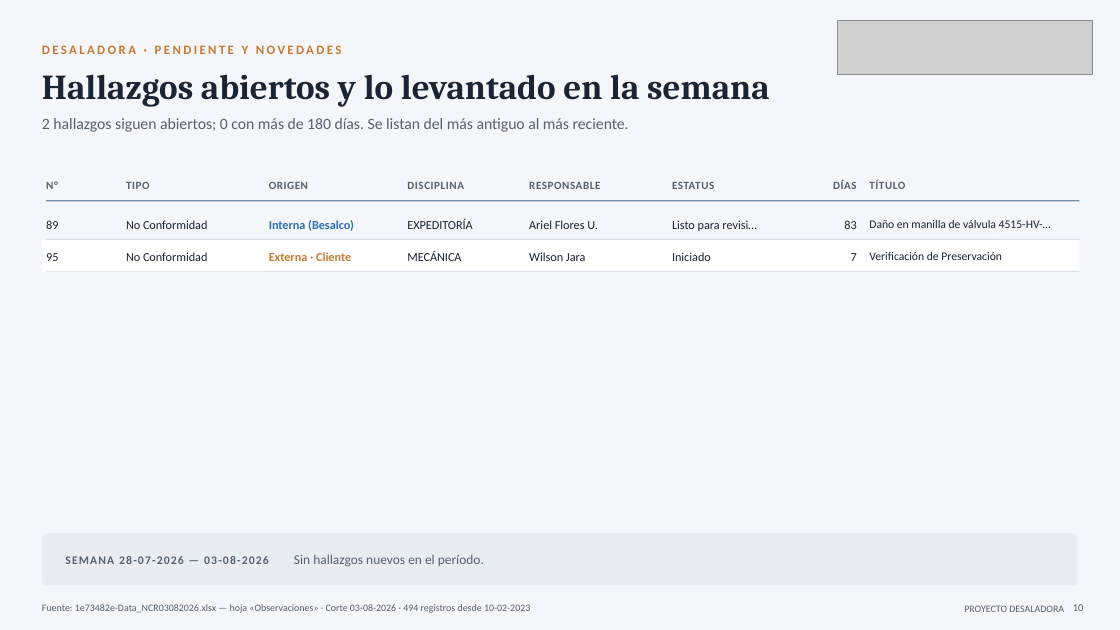
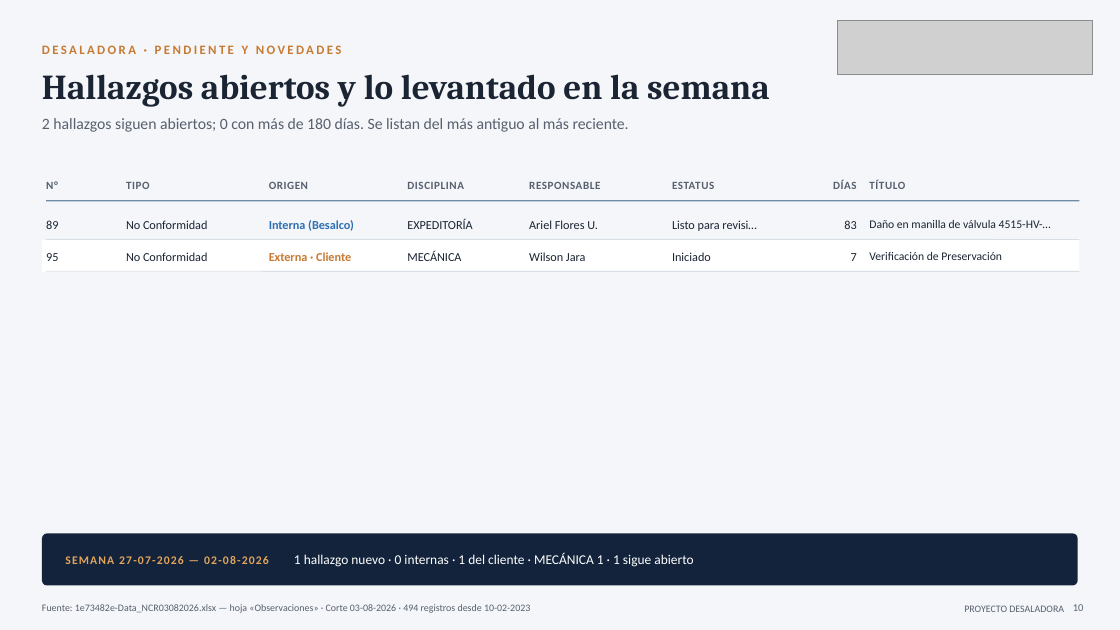
Before and after one commit to tdkvalex/Dashboard-HSEQ, a slide deck: slide 10 of modulo_nc/Panel_No_Conformidades.pptx. Drawn at 1120x630 pixels with LibreOffice and Linux fonts; fonts in the diff are those of the drawing; grey boxes stand for pictures. Boxes give left, top, right and bottom in pixels: in the first picture for what was removed or moved away, otherwise in the second. Text is boxed around its words. In the diff, an @@ line names an element or a change of style, - is before the commit and + after.

```diff
--- a/modulo_nc/Panel_No_Conformidades.pptx
+++ b/modulo_nc/Panel_No_Conformidades.pptx
@@ rounded rectangle at (42, 534, 1078, 586): fill #E9EDF2 to #12233B @@
@@ text at (65, 556, 269, 564): text changed; text colour #56606E to #E3A55B @@
-SEMANA 28-07-2026 — 03-08-2026
+SEMANA 27-07-2026 — 02-08-2026
@@ text at (294, 553, 693, 567): text changed; text colour #56606E to #FFFFFF @@
-Sin hallazgos nuevos en el período.
+1 hallazgo nuevo · 0 internas · 1 del cliente · MECÁNICA 1 · 1 sigue abierto
```
Also in this commit, not shown: 4 other slides changed, 6 other files.
